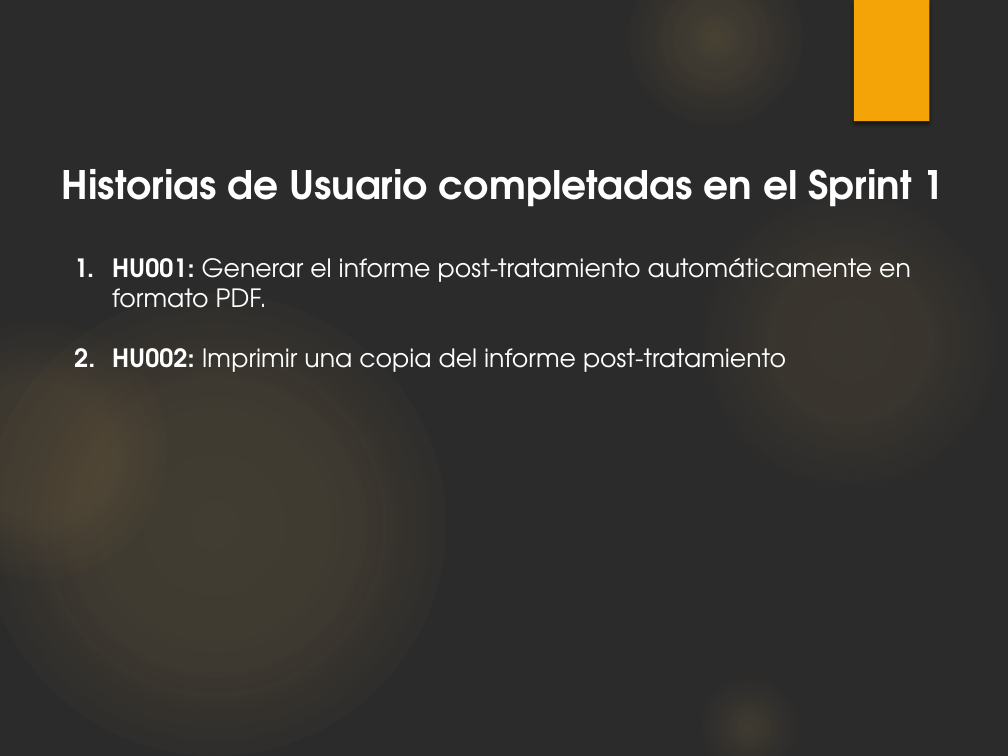
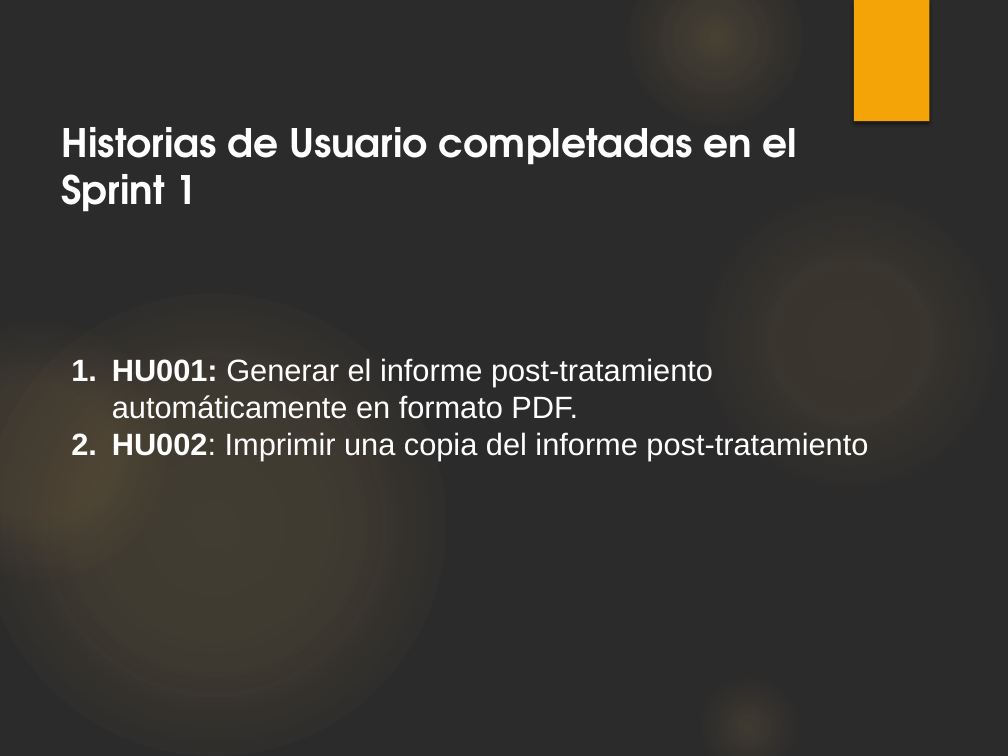
Before and after one commit to chrishvk/Modulo---Informes--TP2, a slide deck: slide 3 of Docs/INSPECCIÓN 3/16052024 - 8. Revisión del Sprint 1.pptx. Drawn at 1008x756 pixels with LibreOffice and Linux fonts; fonts in the diff are those of the drawing; background and template pictures are left out; a plain dark background stands for a picture behind light text. Boxes give left, top, right and bottom in pixels: in the first picture for what was removed or moved away, otherwise in the second. Text is boxed around its words. In the diff, an @@ line names an element or a change of style, - is before the commit and + after.

```diff
--- a/Docs/INSPECCIÓN 3/16052024 - 8. Revisión del Sprint 1.pptx
+++ b/Docs/INSPECCIÓN 3/16052024 - 8. Revisión del Sprint 1.pptx
@@ text "Historias de Usuario completadas en ..." rewrapped from <box>62,169,945,207</box> to <box>61,127,797,212</box> @@
@@ text "HU001: Generar el informe post-tratamiento ...": place and size @@
-text "HU001: Generar el informe post-tratamiento ..." at <box>112,258,911,372</box>
+text "HU001: Generar el informe post-tratamiento ..." at <box>112,358,868,461</box>
@@ text "HU001: Generar el informe post-tratamiento ..." at <box>112,358,868,461</box>: size 18 to 22 pt, font TeX Gyre Adventor to Arial; bold off in "HU002:"; indent changed @@
```
Also in this commit, not shown: 3 slides added, 2 slides removed, 3 other files.
